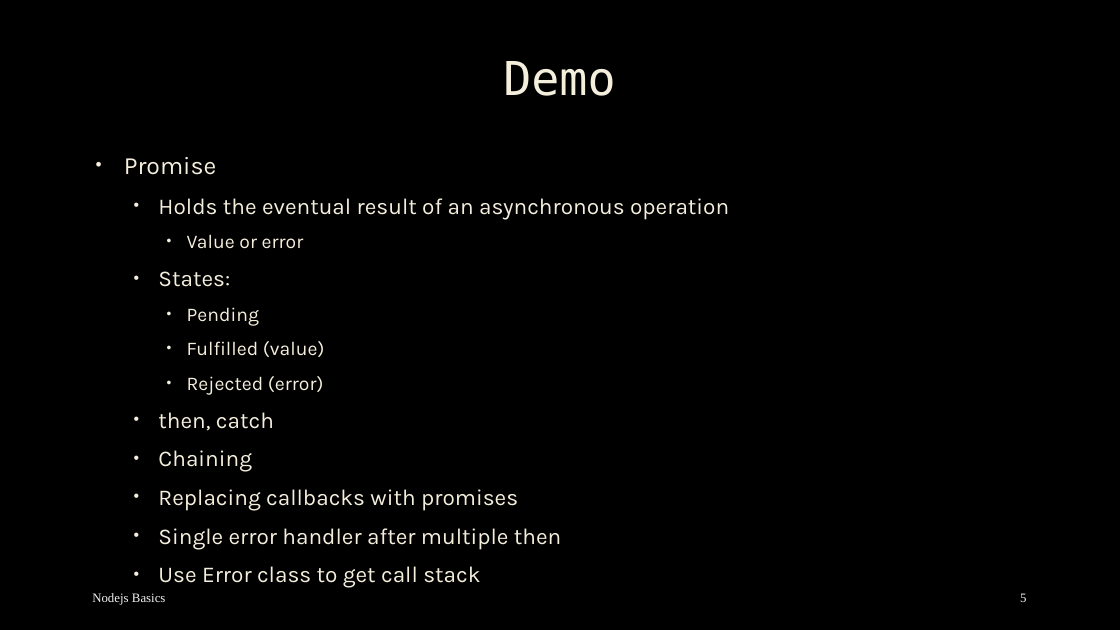
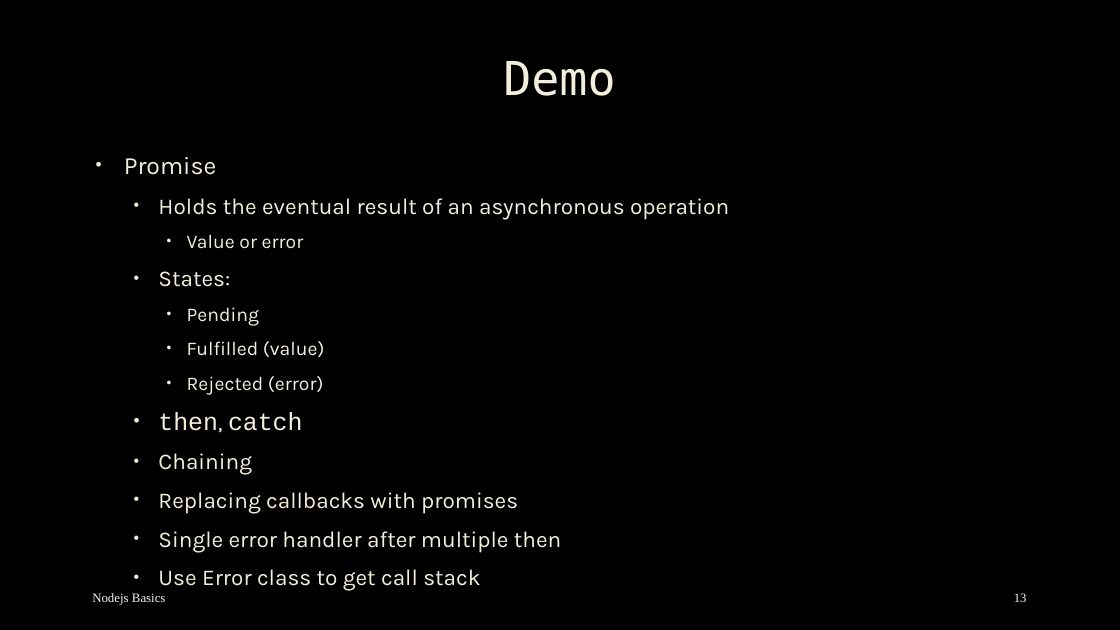
Before and after one commit to mostafa8026/nestjs-course, a slide deck: slide 13 of nodejs-basics-03.pptx (slide 5 before the commit). Drawn at 1120x630 pixels with LibreOffice and Linux fonts; fonts in the diff are those of the drawing; background and template pictures are left out. Boxes give left, top, right and bottom in pixels: in the first picture for what was removed or moved away, otherwise in the second. Text is boxed around its words. In the diff, an @@ line names an element or a change of style, - is before the commit and + after.

```diff
--- a/nodejs-basics-03.pptx
+++ b/nodejs-basics-03.pptx
@@ text at (158,412,302,431): size 19.4 to 21.3 pt, font Karla to Courier New in "then, catch" @@
@@ page number at (1014,593,1027,602): text changed @@
-5
+13
```
Also in this commit, not shown: 5 other slides changed, 8 slides added, 8 other files.
